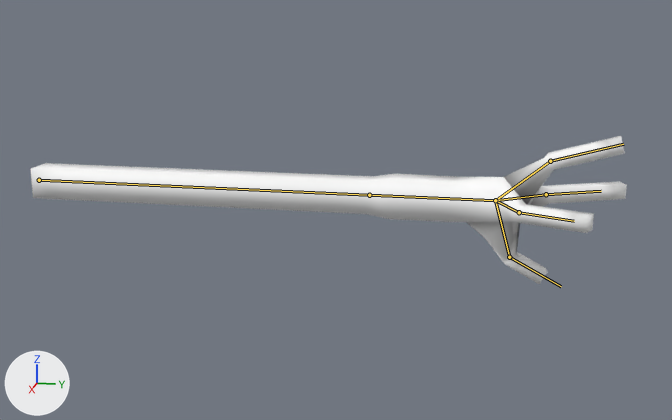
An edit to the glTF model ggj-2026/assets/models/hand.gltf, drawn before and after from the same camera.
Camera for both pictures: a 50 mm lens placed at (0.816, 0.458, 0.188), pointed at (0.001, 0.295, -0.015). The lights are fixed; the arrows at lower left show +X, +Y and +Z. Both versions are drawn at frame 1 of the action 'Shotgun-idle-loop'; the numbers are the values there. The bones that bend it are drawn over the model as lines.

In view in the first picture: 'Arm'.
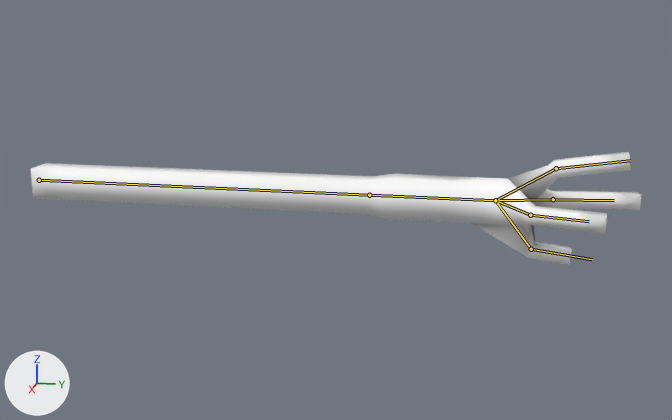
Boxes [x1, y1, x2, y2] around the edits, measured in the pictures (672 x 420 px):
'Arm', posed (23% shorter)
    before: [31, 136, 627, 284]
    after: [31, 152, 641, 265]
bone 'Bone.00', root to tip
    before: (495, 200) to (546, 194)
    after: (495, 200) to (553, 199)
bone 'Bone.02', root to tip
    before: (495, 200) to (509, 257)
    after: (495, 200) to (531, 249)
bone 'Bone.06', root to tip
    before: (495, 200) to (550, 161)
    after: (495, 200) to (556, 168)
bone 'Bone.08', root to tip
    before: (495, 200) to (519, 212)
    after: (495, 200) to (530, 215)

The edits, one by one:
Bone 'Bone.00' (bone_bone_00) turns from (0, 0, 18) to (-2, -3, 6) degrees about its own x, y and z.
Bone 'Bone.02' (bone_bone_02) turns from (-90, -15, 48) to (-94, -37, 47) degrees about its own x, y and z.
Bone 'Bone.06' (bone_bone_06) turns from (41, 9, 3) to (33, 9, 3) degrees about its own x, y and z.
Bone 'Bone.08' (bone_bone_08) turns from (0, 0, -19) to (-4, 2, -5) degrees about its own x, y and z.
